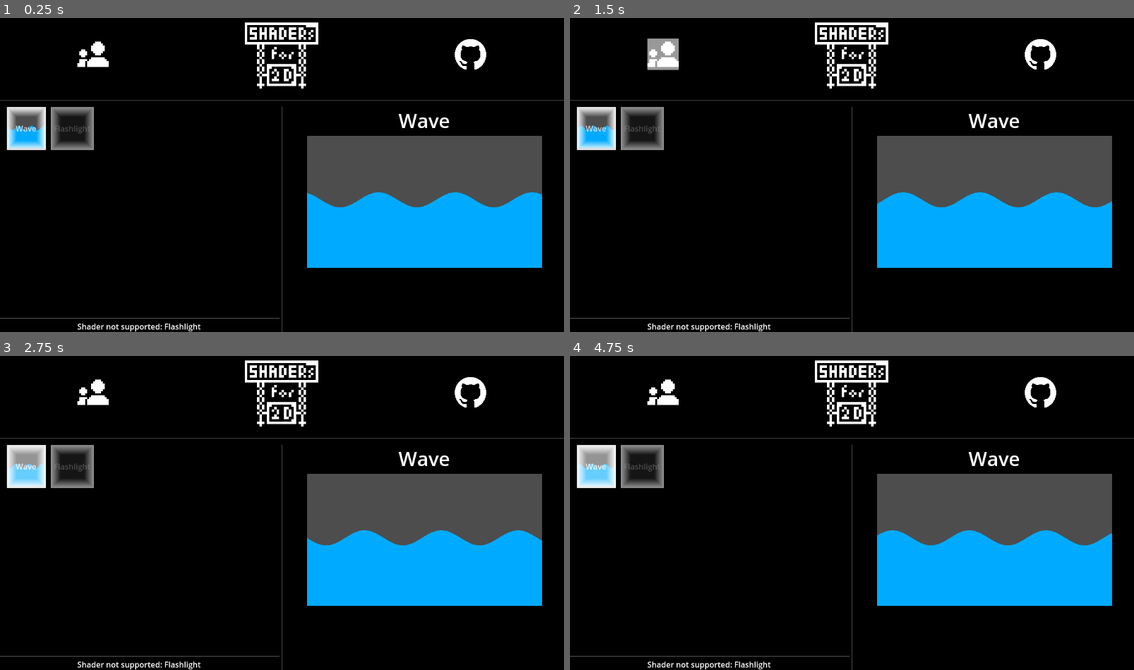
Above: before the commit, frames 1-4 (two rows, left to right).
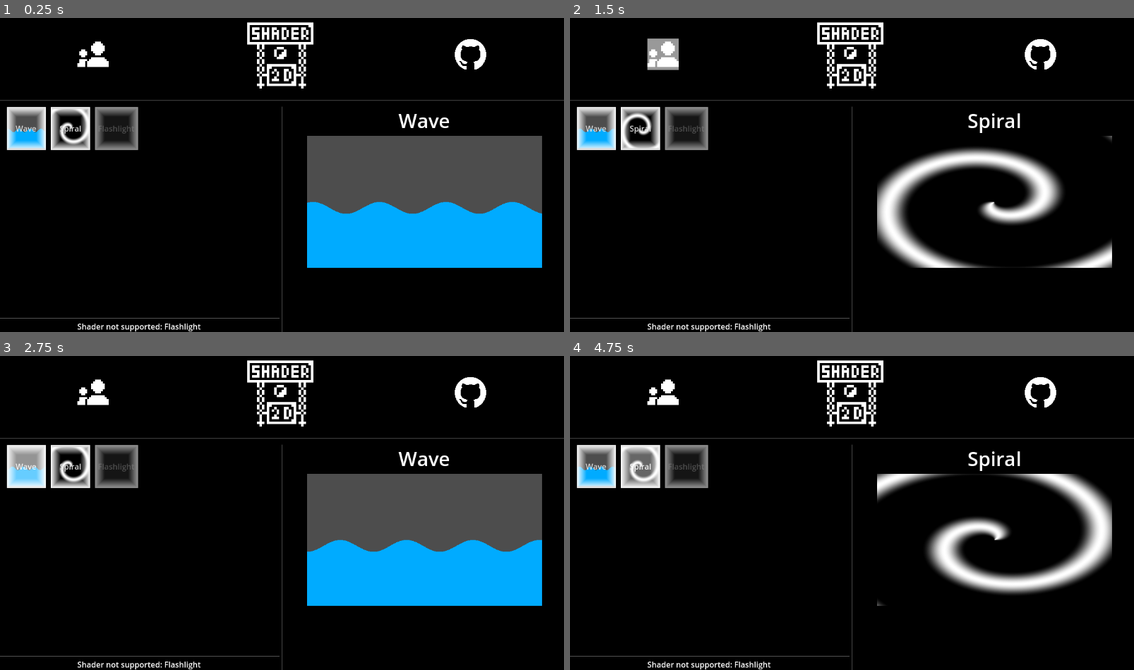
Above: after the commit, the same moments.

Repository: zhtsu/Shader2D
Game: Godot game, scene res://app/main.tscn
The game is run twice, just before and just after one commit, with the same random seed, the same clock (stepped at 60 frames per second) and the same inputs.
Inputs (mouse positions are in pixels of both pictures, inside the frame that each line leads up to):
- Up to frame 1 (0.25 s): no input
- Up to frame 2 (1.5 s): click "Wave" (after the commit: "Spiral") at 0.5 s; click (660, 55) at 1.25 s
- Up to frame 3 (2.75 s): click "Wave" at 2 s
- Up to frame 4 (4.75 s): click (660, 393) at 2.75 s; click "Wave" at 3.5 s; click "Wave" (after the commit: "Spiral") at 4.25 s

The runs differ from the first frame. In frame 1, 3.3% of the frame differs, in the area x 1-97%, y 1-63%; in frame 2, 20%; in frame 3, 3.4%; in frame 4, 20%, in the area x 1-97%, y 1-80%.

Commit message:
Rename folder shaders -> shader & Add spiral shader

Diff:
--- a/app/main.gd
+++ b/app/main.gd
@@ -3,7 +3,8 @@
 
 const slot_scene_res = preload("res://app/slot.tscn")
 # Scenes for display shader
-const wave_scene_res = preload("res://shaders/wave/wave.tscn")
+const wave_scene_res = preload("res://shader/wave/wave.tscn")
+const spiral_scene_res = preload("res://shader/spiral/spiral.tscn")
 
 
 # Called when the node enters the scene tree for the first time.
@@ -17,6 +18,11 @@
 	wave_slot.init_slot_data(wave_scene_res.instantiate(), "Wave")
 	wave_slot.connect("clicked", on_slot_clicked.bind(wave_scene_res.instantiate(), "Wave"))
 	slot_list.append(wave_slot)
+	# Spiral
+	var spiral_slot = slot_scene_res.instantiate()
+	spiral_slot.init_slot_data(spiral_scene_res.instantiate(), "Spiral")
+	spiral_slot.connect("clicked", on_slot_clicked.bind(spiral_scene_res.instantiate(), "Spiral"))
+	slot_list.append(spiral_slot)
 	# Flashlight
 	var flashlight_slot = slot_scene_res.instantiate()
 	flashlight_slot.init_slot_data(null, "Flashlight")
--- a/app/main.tscn
+++ b/app/main.tscn
@@ -1,10 +1,10 @@
 [gd_scene load_steps=12 format=3 uid="uid://yixd7nu6iulp"]
 
 [ext_resource type="Script" path="res://app/main.gd" id="1_ws21p"]
-[ext_resource type="Texture2D" uid="uid://b5dh83rd4t1xe" path="res://icon.png" id="2_qpyjc"]
+[ext_resource type="Texture2D" uid="uid://dt20ac5v2tnfh" path="res://icon.png" id="2_qpyjc"]
 [ext_resource type="Texture2D" uid="uid://cxort6e7i4fs2" path="res://assets/icon_group.png" id="2_seqbx"]
 [ext_resource type="Texture2D" uid="uid://cy46pkf7y5w68" path="res://assets/icon_github.png" id="3_o2ehb"]
-[ext_resource type="PackedScene" uid="uid://6snvtk16b7tc" path="res://shaders/wave/wave.tscn" id="5_mhopw"]
+[ext_resource type="PackedScene" uid="uid://6snvtk16b7tc" path="res://shader/wave/wave.tscn" id="5_mhopw"]
 
 [sub_resource type="StyleBoxEmpty" id="StyleBoxEmpty_uekt0"]
 
--- a/project.godot
+++ b/project.godot
@@ -10,7 +10,7 @@
 
 [application]
 
-config/name="ShadersFor2D"
+config/name="Shader2D"
 run/main_scene="res://app/main.tscn"
 config/features=PackedStringArray("4.0", "Forward Plus")
 config/icon="res://icon.png"
--- /dev/null
+++ b/shader/spiral/spiral.gdshader
@@ -0,0 +1,23 @@
+shader_type canvas_item;
+render_mode unshaded;
+
+uniform vec4 line_color : source_color = vec4(1.0);
+uniform float line_width : hint_range(0.0, 1.0) = 0.2;
+uniform float line_distance : hint_range(0.0, 1.0) = 0.5;
+uniform float line_blur : hint_range(0.01, 1.0) = 0.1;
+
+void fragment()
+{
+	vec2 uv = UV;
+	uv -= 0.5;
+
+	float angle = atan(uv.y, uv.x);
+	float len = length(uv);
+	float offset = len + (angle / (PI * 2.0)) * line_distance;
+	float circles = mod(offset - TIME, line_distance);
+	float s1 = smoothstep(circles - line_blur, circles, line_width);
+	float s2 = smoothstep(circles, circles + line_blur, line_width);
+	vec3 color = (s1 - s2) * line_color.rgb;
+
+	COLOR = vec4(color, line_color.a);
+}
--- /dev/null
+++ b/shader/spiral/spiral.tscn
@@ -0,0 +1,27 @@
+[gd_scene load_steps=3 format=3 uid="uid://cmmt46wdox0o8"]
+
+[ext_resource type="Shader" path="res://shader/spiral/spiral.gdshader" id="1_lq55o"]
+
+[sub_resource type="ShaderMaterial" id="ShaderMaterial_wk02v"]
+shader = ExtResource("1_lq55o")
+shader_parameter/line_color = Color(1, 1, 1, 1)
+shader_parameter/line_width = 0.2
+shader_parameter/line_distance = 0.5
+shader_parameter/line_blur = 0.1
+
+[node name="Spiral" type="Control"]
+layout_mode = 3
+anchors_preset = 15
+anchor_right = 1.0
+anchor_bottom = 1.0
+grow_horizontal = 2
+grow_vertical = 2
+
+[node name="ColorRect" type="ColorRect" parent="."]
+material = SubResource("ShaderMaterial_wk02v")
+layout_mode = 1
+anchors_preset = 15
+anchor_right = 1.0
+anchor_bottom = 1.0
+grow_horizontal = 2
+grow_vertical = 2
--- a/shaders/wave/wave.gdshader
+++ b/shader/wave/wave.gdshader
@@ -11,7 +11,7 @@
 	float alpha = 1.0;
 	float wave_cutoff = cutoff - (sin((UV.x + TIME * speed) / width) - 1.0) * height;
 
-	if (wave_cutoff > UV.y)
+	if (UV.y < wave_cutoff)
 	{
 		alpha = 0.0;
 	}
--- a/shaders/wave/wave.tscn
+++ b/shader/wave/wave.tscn
@@ -1,13 +1,13 @@
 [gd_scene load_steps=3 format=3 uid="uid://6snvtk16b7tc"]
 
-[ext_resource type="Shader" path="res://shaders/wave/wave.gdshader" id="1_ilsw3"]
+[ext_resource type="Shader" path="res://shader/wave/wave.gdshader" id="1_6hr3g"]
 
 [sub_resource type="ShaderMaterial" id="ShaderMaterial_vjhbc"]
-shader = ExtResource("1_ilsw3")
-shader_parameter/cutoff = 0.427
-shader_parameter/width = 0.052
-shader_parameter/height = 0.057
-shader_parameter/speed = 0.416
+shader = ExtResource("1_6hr3g")
+shader_parameter/cutoff = 0.5
+shader_parameter/width = 0.045
+shader_parameter/height = 0.045
+shader_parameter/speed = 0.18
 
 [node name="Wave" type="Control"]
 layout_mode = 3
Binary file changed: icon.png
Not shown, changed: icon.png.import
Renamed: shaders/flashlight/bj.jpg -> shader/flashlight/bj.jpg
Not shown, changed: shader/flashlight/bj.jpg.import
Renamed: shaders/flashlight/flashlight.gdshader -> shader/flashlight/flashlight.gdshader
Renamed: shaders/flashlight/flashlight.tscn -> shader/flashlight/flashlight.tscn
Renamed: shaders/flashlight/sprite2d.gd -> shader/flashlight/sprite2d.gd
